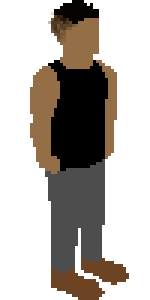
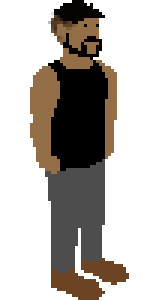
Two versions of the same layered image (150×300). Layer-by-layer changes:
painted on "Head" over (x1=57, y1=12, x2=105, y2=60)
